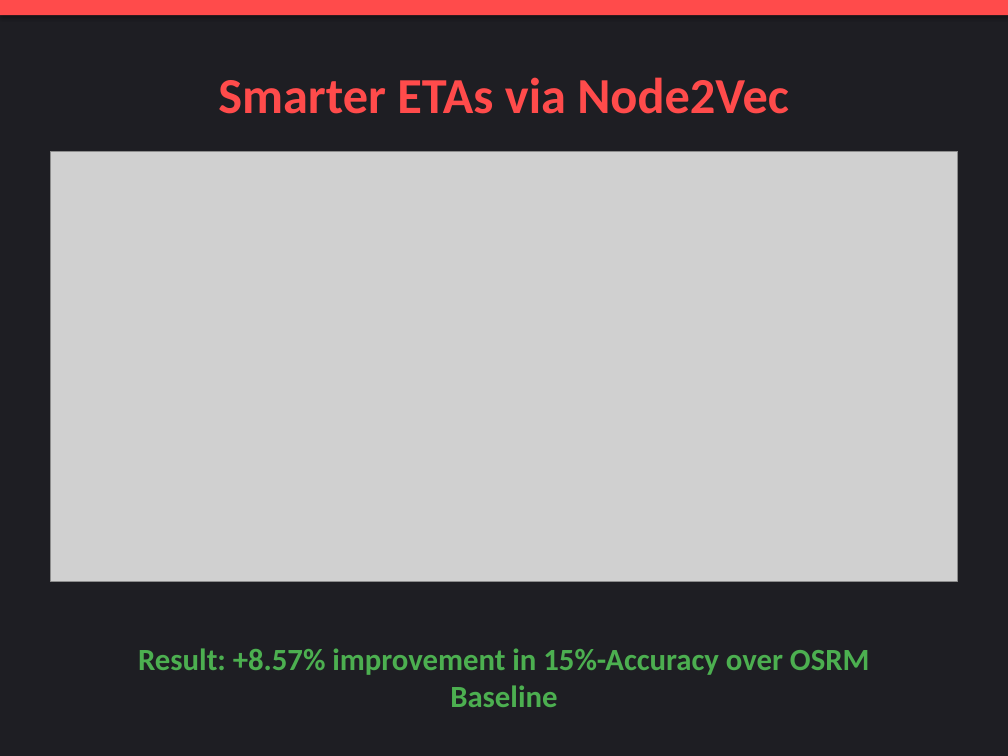
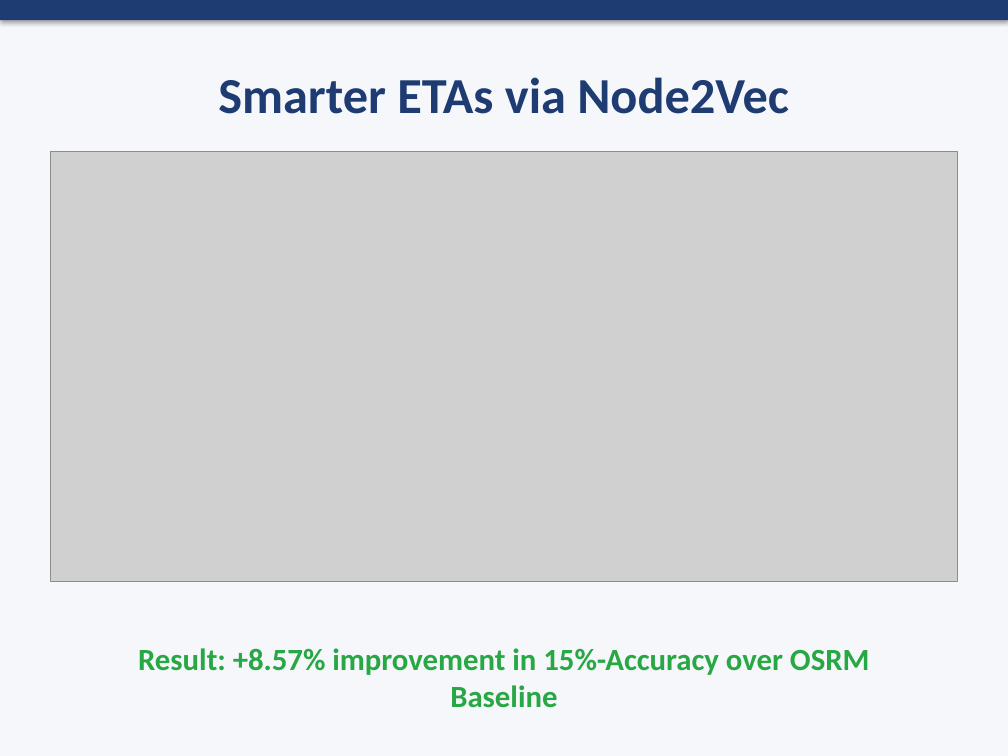
Before and after one commit to Shikhyy/Delhivery-Graph-Intelligence-System, a slide deck: slide 6 of Pitch_Deck.pptx. Drawn at 1008x756 pixels with LibreOffice and Linux fonts; fonts in the diff are those of the drawing; grey boxes stand for pictures. Boxes give left, top, right and bottom in pixels: in the first picture for what was removed or moved away, otherwise in the second. Text is boxed around its words. In the diff, an @@ line names an element or a change of style, - is before the commit and + after.

Commit message:
Enhance PPTX with minimalist corporate design and AI-generated vector doodles

```diff
--- a/Pitch_Deck.pptx
+++ b/Pitch_Deck.pptx
@@ background #1E1E23 to #F5F7FA @@
@@ rectangle: place and size @@
-rectangle at [0,0,1008,15]
+rectangle at [0,0,1008,20]
@@ rectangle at [0,0,1008,20]: fill #FF4B4B to #1E3C72 @@
@@ title "Smarter ETAs via Node2Vec" at [218,77,789,114]: text colour #FF4B4B to #1E3C72 @@
@@ text "Result: +8.57% improvement in 15%-Accuracy ..." at [138,648,870,708]: text colour #4CAF50 to #28A745 @@
```
Also in this commit, not shown: 8 other slides changed, 4 other files.
